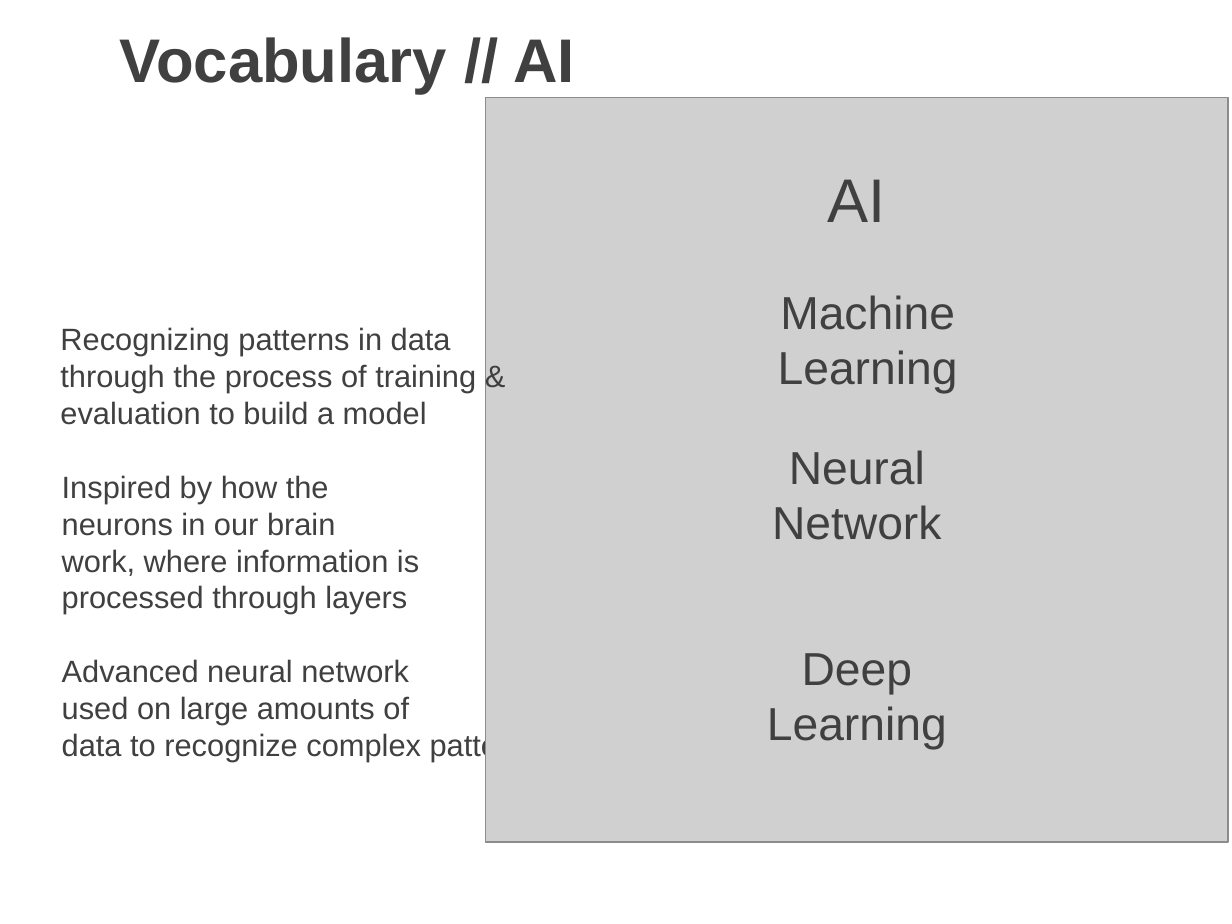
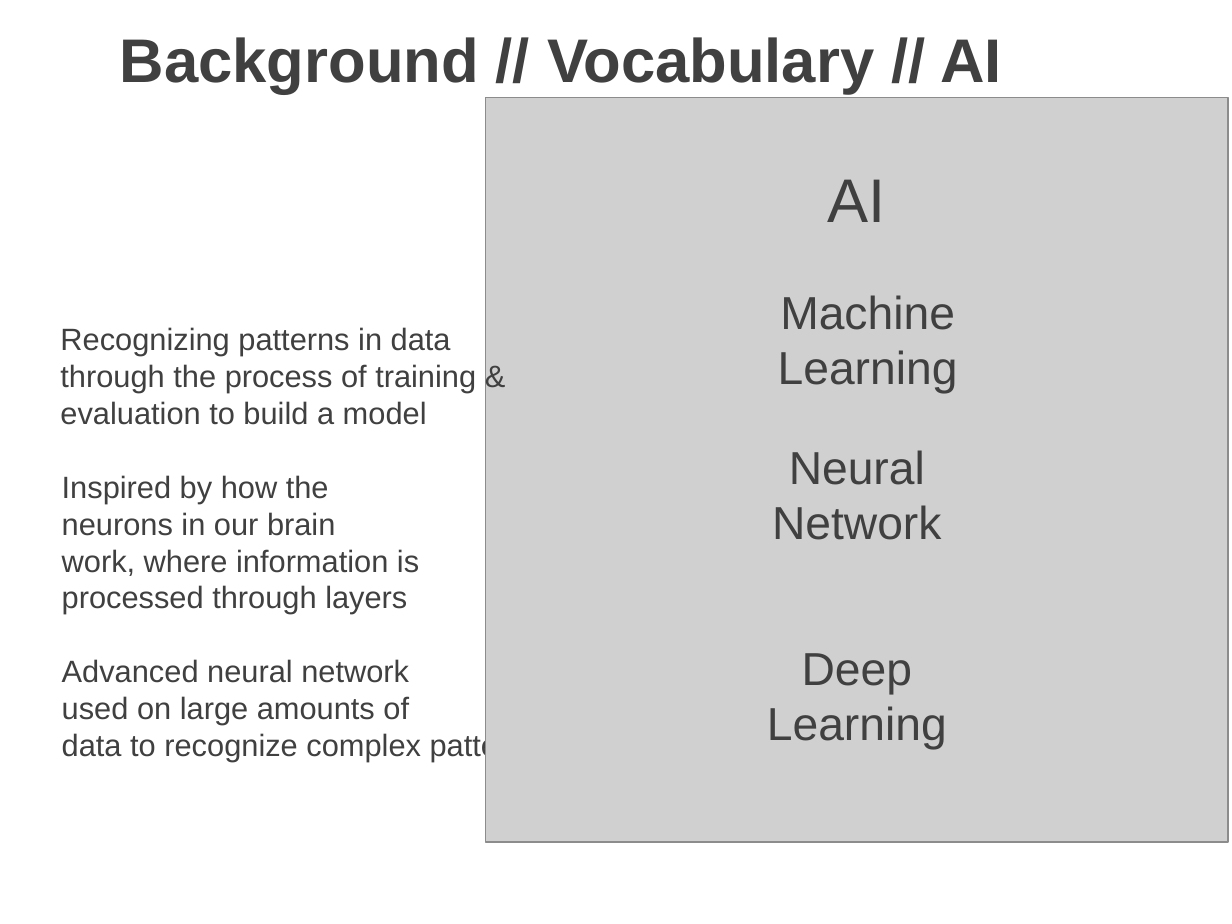
Before and after one commit to josh-dcosta/pjas-thyroid, a slide deck: slide 6 of presentation/Josh_DCosta_Thyroid_Cancer_Recurrence.pptx (slide 9 before the commit). Drawn at 1232x924 pixels with LibreOffice and Linux fonts; fonts in the diff are those of the drawing; grey boxes stand for pictures. Boxes give left, top, right and bottom in pixels: in the first picture for what was removed or moved away, otherwise in the second. Text is boxed around its words. In the diff, an @@ line names an element or a change of style, - is before the commit and + after.

```diff
--- a/presentation/Josh_DCosta_Thyroid_Cancer_Recurrence.pptx
+++ b/presentation/Josh_DCosta_Thyroid_Cancer_Recurrence.pptx
@@ text at box(120, 37, 1002, 94): text changed @@
-Vocabulary // AI
+Background // Vocabulary // AI
```
Also in this commit, not shown: 10 other slides changed, 1 slide added, 2 slides removed.
